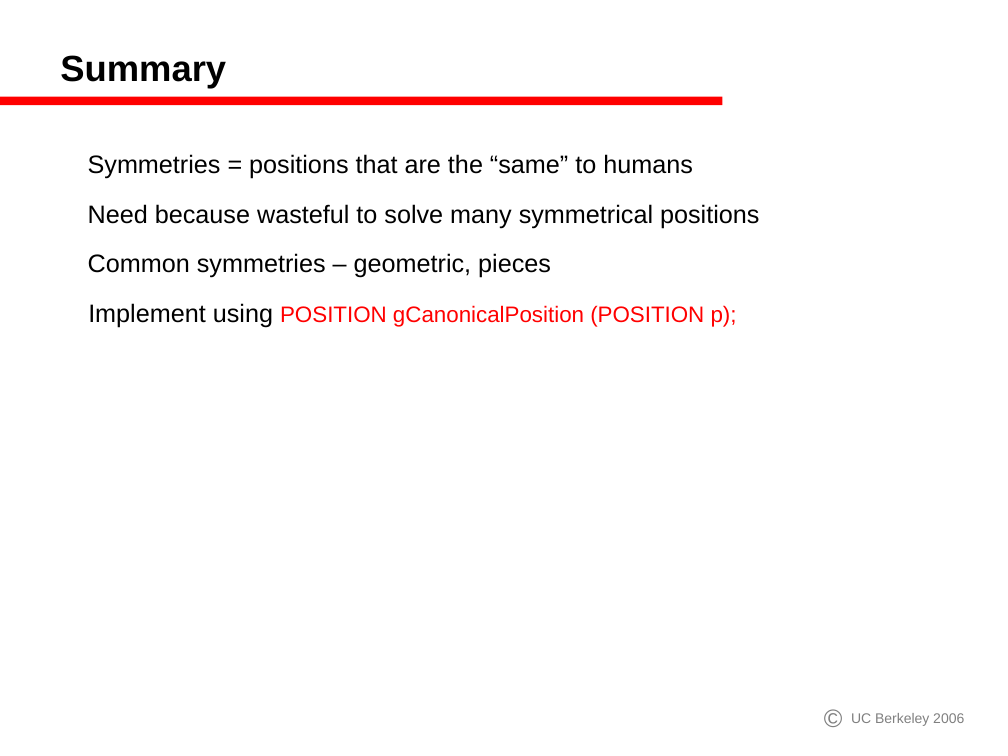
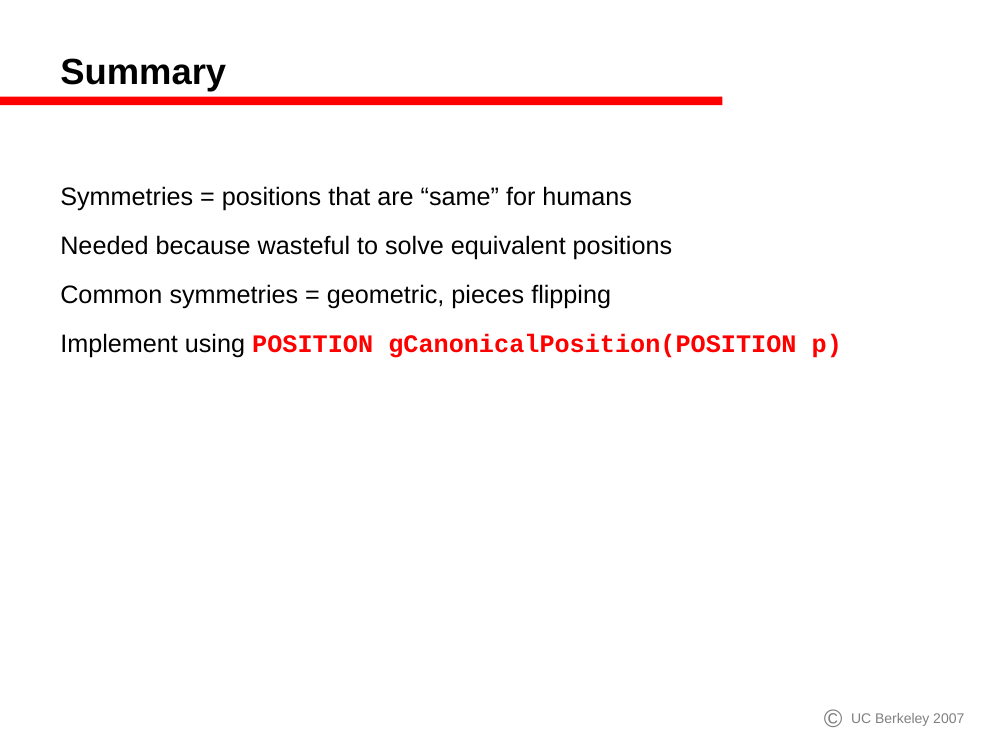
Before and after one commit to GamesCrafters/GamesmanClassic, a slide deck: slide 10 of gamesman/doc/Symmetries.ppt. Drawn at 1008x756 pixels with LibreOffice and Linux fonts; fonts in the diff are those of the drawing. Boxes give left, top, right and bottom in pixels: in the first picture for what was removed or moved away, otherwise in the second. Text is boxed around its words. In the diff, an @@ line names an element or a change of style, - is before the commit and + after.

```diff
--- a/gamesman/doc/Symmetries.ppt
+++ b/gamesman/doc/Symmetries.ppt
@@ text removed at (88, 154, 693, 178) @@
-Symmetries = positions that are the “same” to humans
@@ text added at (60, 186, 842, 358), 18 pt, text #000000 @@
+Symmetries = positions that are “same” for humans
+Needed because wasteful to solve equivalent positions
+Common symmetries = geometric, pieces flipping
+Implement using POSITION gCanonicalPosition(POSITION p)
@@ text removed at (88, 204, 759, 229) @@
-Need because wasteful to solve many symmetrical positions
@@ text removed at (88, 253, 551, 278) @@
-Common symmetries – geometric, pieces
@@ text removed at (88, 303, 737, 328) @@
-Implement using POSITION gCanonicalPosition (POSITION p);
@@ text removed at (851, 713, 964, 726) @@
-UC Berkeley 2006
@@ text added at (851, 713, 964, 726), 10 pt, text #808080 @@
+UC Berkeley 2007
```
Also in this commit, not shown: 9 other slides changed, 1 other file.
